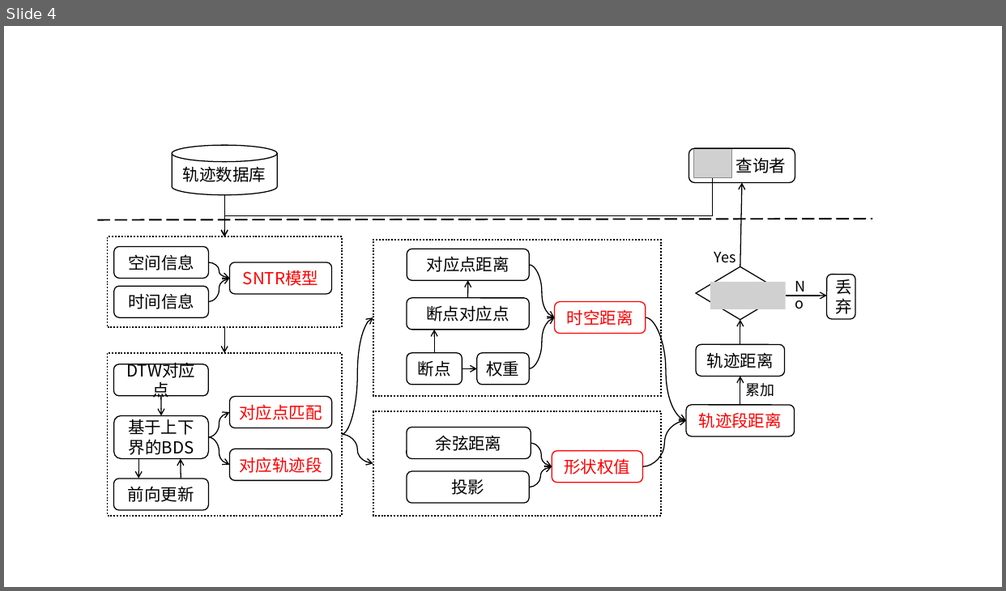
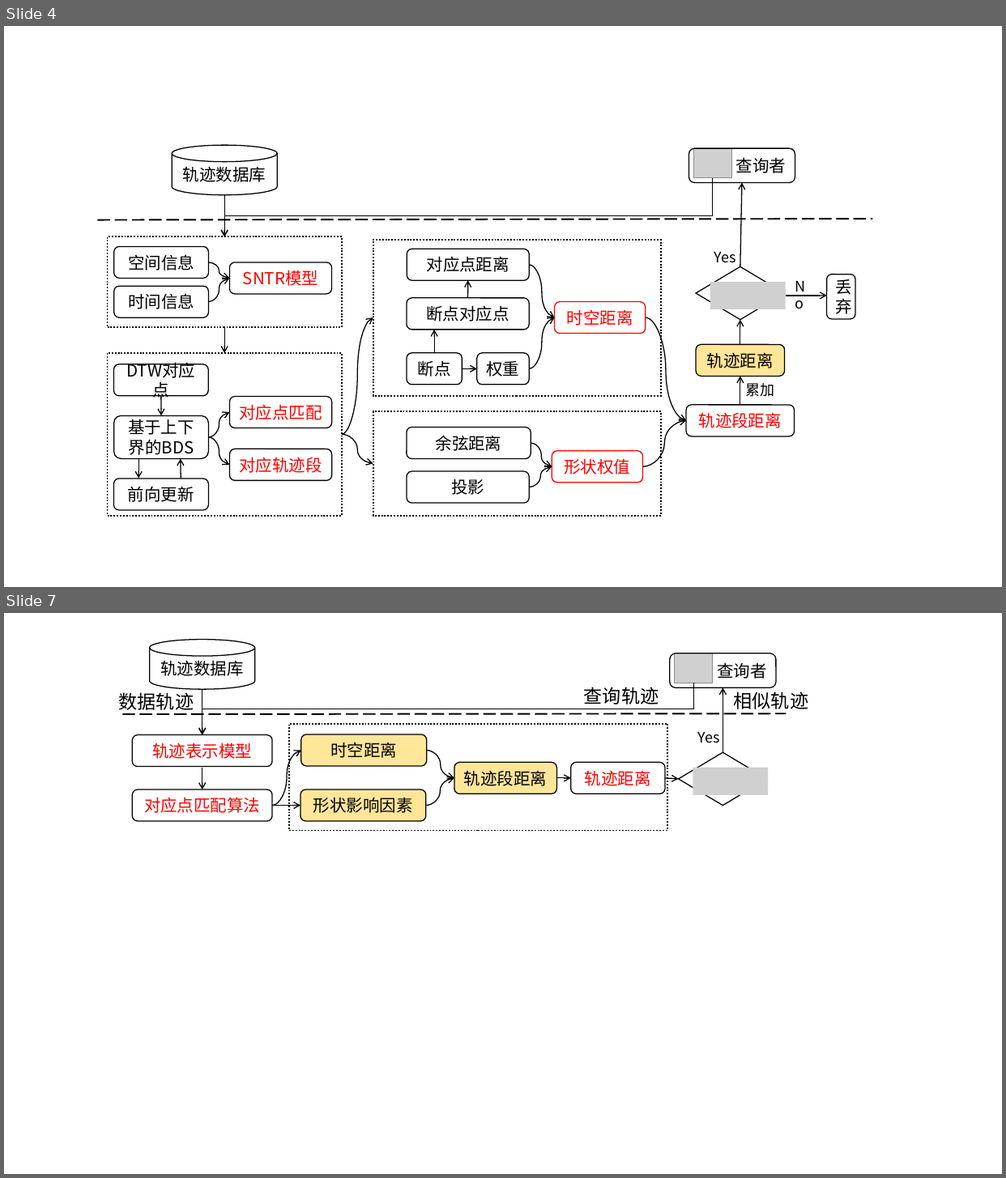
Before and after one commit to dingguangwei/biyelunwen, a slide deck: 素材-答辩.pptx. Shown one above the other, each under a label of ours: slide 4 before the commit, slides 4 and 7 after it; the slides between them are not shown. The pictures are 1006x591 and 1006x1178 pixels, drawn with LibreOffice and Linux fonts; fonts in the diff are those of the drawing; grey boxes stand for pictures. Boxes give left, top, right and bottom in pixels: in the first picture for what was removed or moved away, otherwise in the second. Text is boxed around its words. In the diff, an @@ line names an element or a change of style, - is before the commit and + after.

```diff
--- a/素材-答辩.pptx
+++ b/素材-答辩.pptx
@@ slide 7 added at bbox=[4, 613, 1002, 1174], background #FFFFFF @@
@@ cylinder added at bbox=[149, 639, 255, 689], fill #FFFFFF, outline #000000 1 pt, 16 pt, text #000000 @@
+轨迹数据库
@@ rounded rectangle added at bbox=[670, 653, 776, 688], outline #000000 1 pt, 16 pt, text #000000 @@
+查询者
@@ picture added at bbox=[675, 653, 712, 683] @@
@@ elbow arrow added from (693, 683) to (202, 735), #000000 1 pt @@
@@ text added at bbox=[119, 689, 194, 710], 18 pt, text #000000 @@
+数据轨迹
@@ arrow added from (202, 689) to (202, 735), #000000 1 pt @@
@@ text added at bbox=[584, 687, 658, 705], 18 pt, text #000000 @@
+查询轨迹
@@ arrow added from (722, 752) to (722, 688), #000000 1 pt @@
@@ text added at bbox=[734, 692, 808, 709], 18 pt, text #000000 @@
+相似轨迹
@@ line added from (122, 714) to (786, 714), #000000 1.5 pt dashed @@
@@ rectangle added at bbox=[289, 724, 667, 831], outline #000000 1.5 pt dashed @@
@@ text added at bbox=[698, 731, 720, 743], 14 pt, text #000000 @@
+Yes
@@ rounded rectangle added at bbox=[132, 735, 272, 766], outline #000000 1 pt, 16 pt, text #FF0000 @@
+轨迹表示模型
@@ curved arrow added from (272, 806) to (301, 750), #000000 1 pt @@
@@ rounded rectangle added at bbox=[301, 735, 427, 766], fill #FFE699, outline #000000 1 pt, 16 pt, text #000000 @@
+时空距离
@@ curved arrow added from (427, 750) to (454, 778), #000000 1 pt @@
@@ diamond added at bbox=[679, 752, 768, 806], outline #000000 1 pt @@
@@ arrow added from (202, 767) to (202, 790), #000000 1 pt @@
@@ curved arrow added from (426, 806) to (454, 778), #000000 1 pt @@
@@ rounded rectangle added at bbox=[454, 763, 557, 794], fill #FFE699, outline #000000 1 pt, 16 pt, text #000000 @@
+轨迹段距离
@@ arrow added from (557, 778) to (571, 778), #000000 1 pt @@
@@ rounded rectangle added at bbox=[571, 763, 665, 794], outline #000000 1 pt, 16 pt, text #FF0000 @@
+轨迹距离
@@ arrow added from (665, 778) to (679, 779), #000000 1 pt @@
@@ picture added at bbox=[692, 767, 768, 795] @@
@@ rounded rectangle added at bbox=[132, 790, 272, 821], outline #000000 1 pt, 16 pt, text #FF0000 @@
+对应点匹配算法
@@ arrow added from (272, 806) to (300, 806), #000000 1 pt @@
@@ rounded rectangle added at bbox=[300, 790, 426, 821], fill #FFE699, outline #000000 1 pt, 16 pt, text #000000 @@
+形状影响因素
@@ slide 4 changed as well @@
@@ background #CCE8CF to #FFFFFF @@
@@ rounded rectangle "轨迹距离" at bbox=[696, 345, 785, 377]: fill none to #FFE699 @@
```
Also in this commit, not shown: 21 other slides changed, 1 other slide added, 7 other files.
